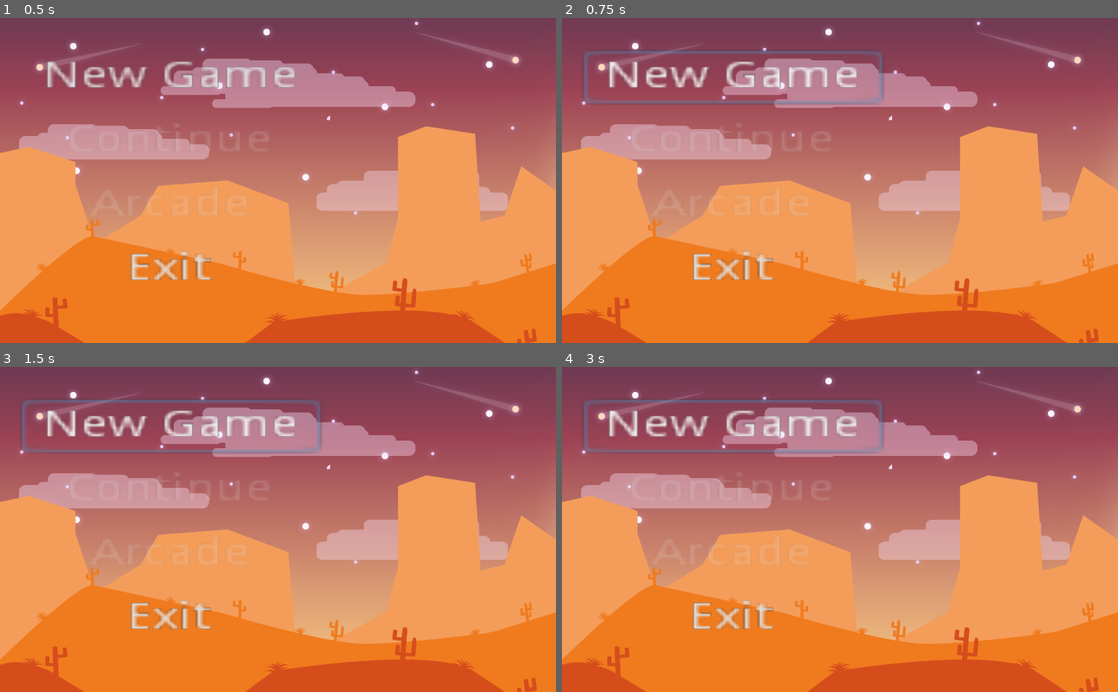
Above: before the commit, frames 1-4 (two rows, left to right).
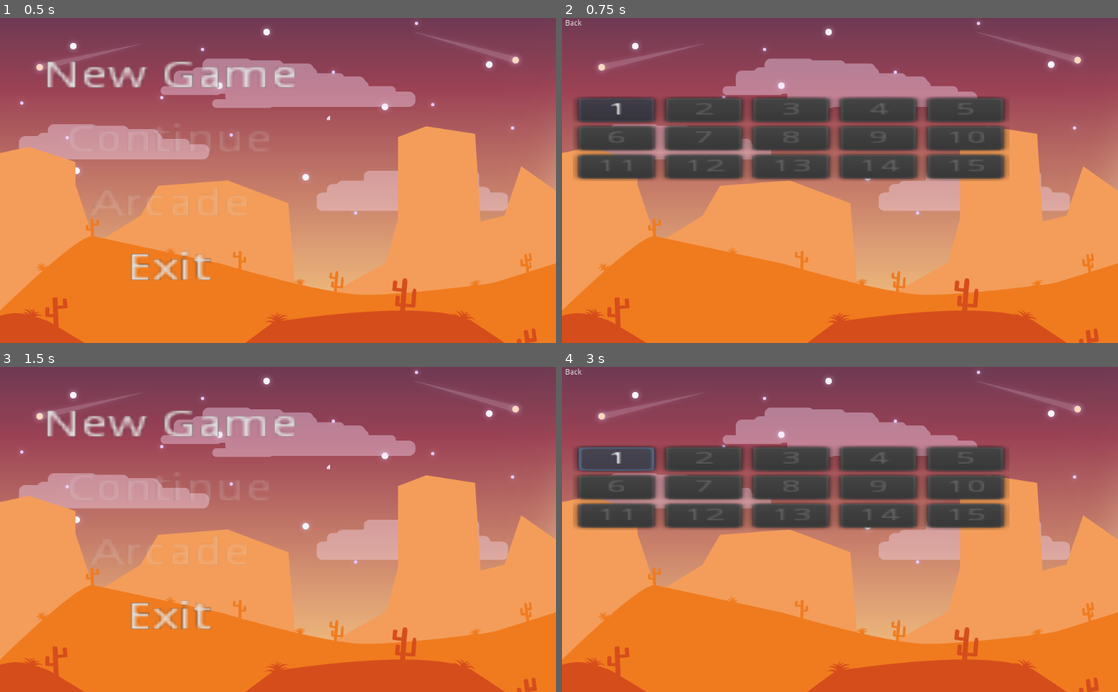
Above: after the commit, the same moments.

Repository: proof-by-sledgehammer/ld36
Game: Godot game, scene res://screens/main_menu_screen.tscn
Two runs of this game, one before a commit and one after it. Both use one fixed random seed, a clock stepped at 60 frames per second and the inputs below.
Inputs (mouse positions are in pixels of both pictures, inside the frame that each line leads up to):
- Up to frame 1 (0.5 s): no input
- Up to frame 2 (0.75 s): click "New Game" at 0.5 s
- Up to frame 3 (1.5 s): click (11, 373) at 1.25 s, where only the run after the commit has a clickable "Back"
- Up to frame 4 (3 s): click "New Game" at 2 s; click (617, 458) at 2.75 s, where only the run after the commit has a clickable "1"

Frame 1 is identical in both runs. In frame 2, 22% of the frame differs, in the area x 0-81%, y 0-81%; in frame 3, 1.2%; in frame 4, 22%.

Commit message:
Add level selection

Diff:
--- /dev/null
+++ b/screens/level_selection_screen.gd
@@ -0,0 +1,13 @@
+extends Control
+
+var LevelSelectionButton = preload("res://ui/level_selection_button.gd")
+
+func _ready() -> void:
+	for i in range(0, 15):
+		var lvl = i + 1
+		var button = LevelSelectionButton.new(lvl)
+		$Buttons.add_child(button)
+
+
+func _on_Back_pressed():
+	var _res = get_tree().change_scene("res://screens/main_menu_screen.tscn")
--- /dev/null
+++ b/screens/level_selection_screen.tscn
@@ -0,0 +1,54 @@
+[gd_scene load_steps=4 format=2]
+
+[ext_resource path="res://screens/level_selection_screen.gd" type="Script" id=1]
+[ext_resource path="res://assets/music/main_theme.mp3" type="AudioStream" id=2]
+[ext_resource path="res://assets/images/main_menu_background.png" type="Texture" id=3]
+
+[node name="Level Selection Screen" type="Control"]
+anchor_right = 1.0
+anchor_bottom = 1.0
+script = ExtResource( 1 )
+__meta__ = {
+"_edit_use_anchors_": false
+}
+
+[node name="--------- Audio" type="Node" parent="."]
+
+[node name="Theme" type="AudioStreamPlayer" parent="."]
+stream = ExtResource( 2 )
+volume_db = -10.0
+autoplay = true
+
+[node name="--------- Visuals" type="Node" parent="."]
+
+[node name="Background" type="TextureRect" parent="."]
+margin_right = 1920.0
+margin_bottom = 1080.0
+texture = ExtResource( 3 )
+__meta__ = {
+"_edit_use_anchors_": false
+}
+
+[node name="--------- GUI" type="Node" parent="."]
+
+[node name="Buttons" type="GridContainer" parent="."]
+margin_left = 30.0
+margin_top = 148.0
+margin_right = 70.0
+margin_bottom = 188.0
+rect_scale = Vector2( 5.0228, 2.1792 )
+columns = 5
+__meta__ = {
+"_edit_use_anchors_": false
+}
+
+[node name="Back" type="Button" parent="."]
+margin_right = 12.0
+margin_bottom = 20.0
+text = "Back"
+flat = true
+__meta__ = {
+"_edit_use_anchors_": false
+}
+
+[connection signal="pressed" from="Back" to="." method="_on_Back_pressed"]
--- a/screens/main_menu_screen.gd
+++ b/screens/main_menu_screen.gd
@@ -11,7 +11,7 @@
 # ========= Event Handlers
 
 func _on_New_Game_pressed() -> void:
-	pass # Replace with function body.
+	var _res = get_tree().change_scene("res://screens/level_selection_screen.tscn")
 
 
 func _on_Continue_pressed() -> void:
--- /dev/null
+++ b/ui/level_selection_button.gd
@@ -0,0 +1,10 @@
+extends Button
+
+var level
+
+func _init(lvl) -> void:
+	if State.max_level_unlocked < lvl:
+		self.disabled = true
+
+	self.level = lvl
+	self.text = str(lvl)
--- /dev/null
+++ b/ui/level_selection_button.tscn
@@ -0,0 +1,13 @@
+[gd_scene load_steps=2 format=2]
+
+[ext_resource path="res://ui/level_selection_button.gd" type="Script" id=1]
+
+[node name="Level Selection Button" type="Button"]
+margin_right = 12.0
+margin_bottom = 20.0
+text = "??"
+flat = true
+script = ExtResource( 1 )
+__meta__ = {
+"_edit_use_anchors_": false
+}
